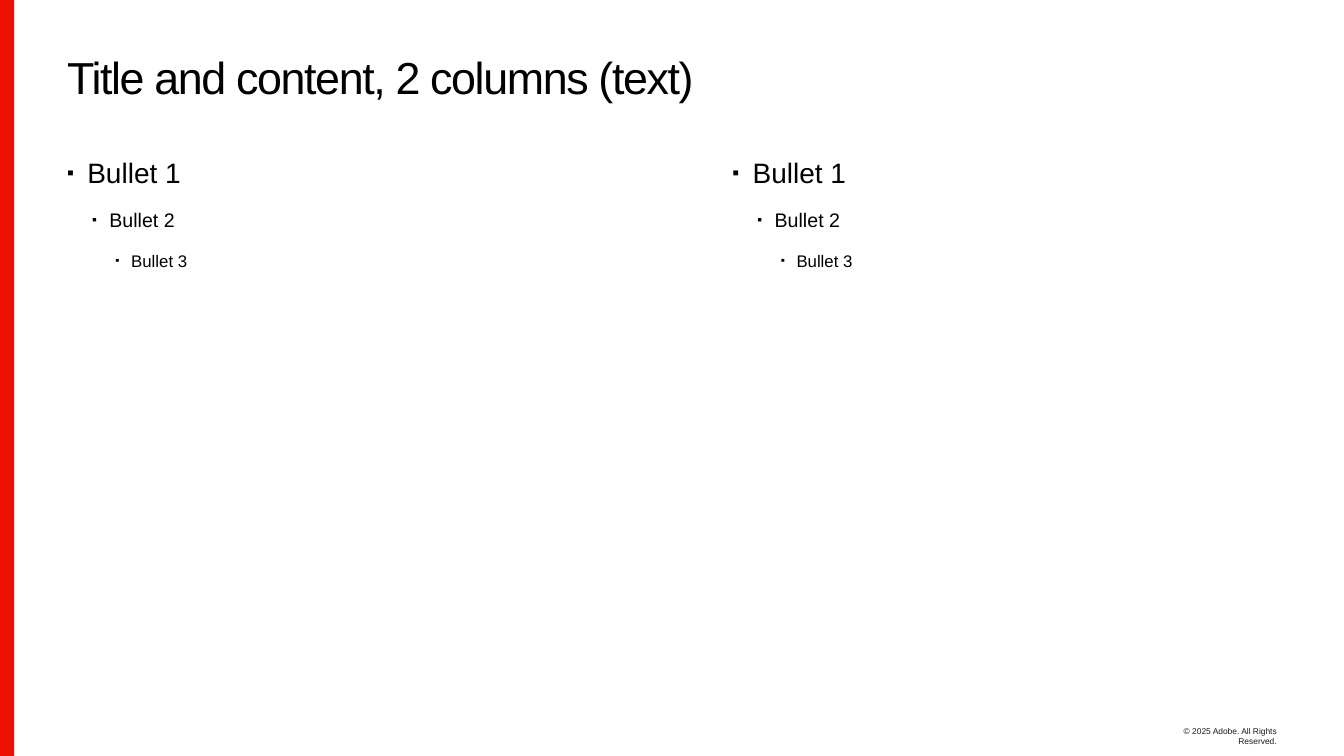
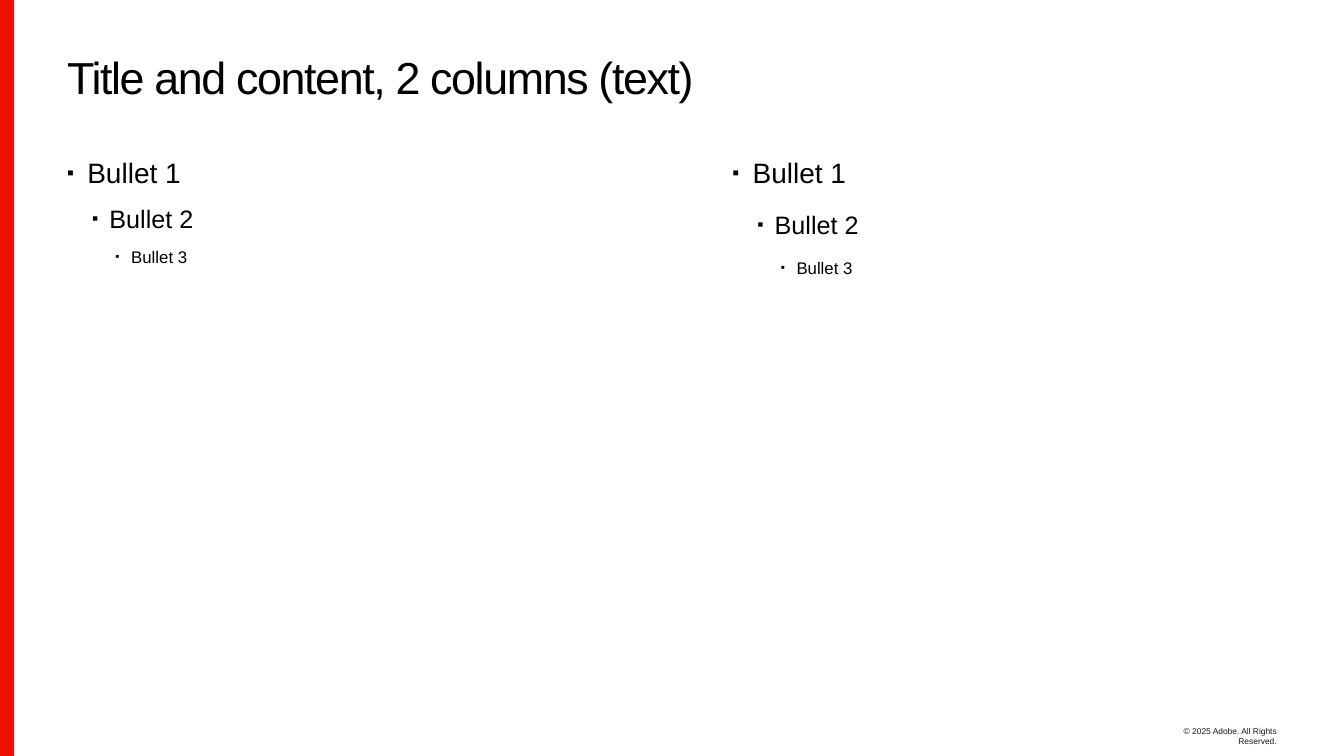
Before and after one commit to sean-parent/sean-parent.github.io, a slide deck: slide 50 of presentations/2025-04-28-are-we-there-yet/2024-04-28-are-we-there-yet.pptx (slide 26 before the commit). Drawn at 1344x756 pixels with LibreOffice and Linux fonts; fonts in the diff are those of the drawing; background and template pictures are left out. Boxes give left, top, right and bottom in pixels: in the first picture for what was removed or moved away, otherwise in the second. Text is boxed around its words. In the diff, an @@ line names an element or a change of style, - is before the commit and + after.

```diff
--- a/presentations/2025-04-28-are-we-there-yet/2024-04-28-are-we-there-yet.pptx
+++ b/presentations/2025-04-28-are-we-there-yet/2024-04-28-are-we-there-yet.pptx
@@ text at [109, 209, 193, 263]: size 14 to 18 pt in "Bullet 2"; less space between paragraphs @@
@@ text at [775, 215, 859, 235]: size 14 to 18 pt in "Bullet 2" @@
```
Also in this commit, not shown: 5 other slides changed, 25 slides added, 1 slide removed, 8 other files.
